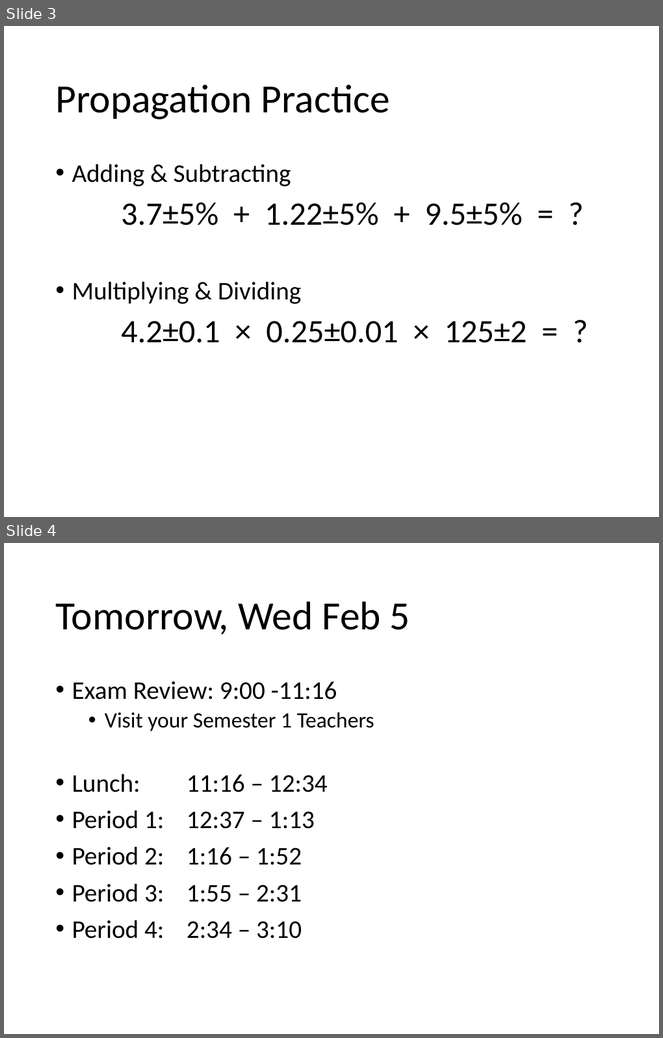
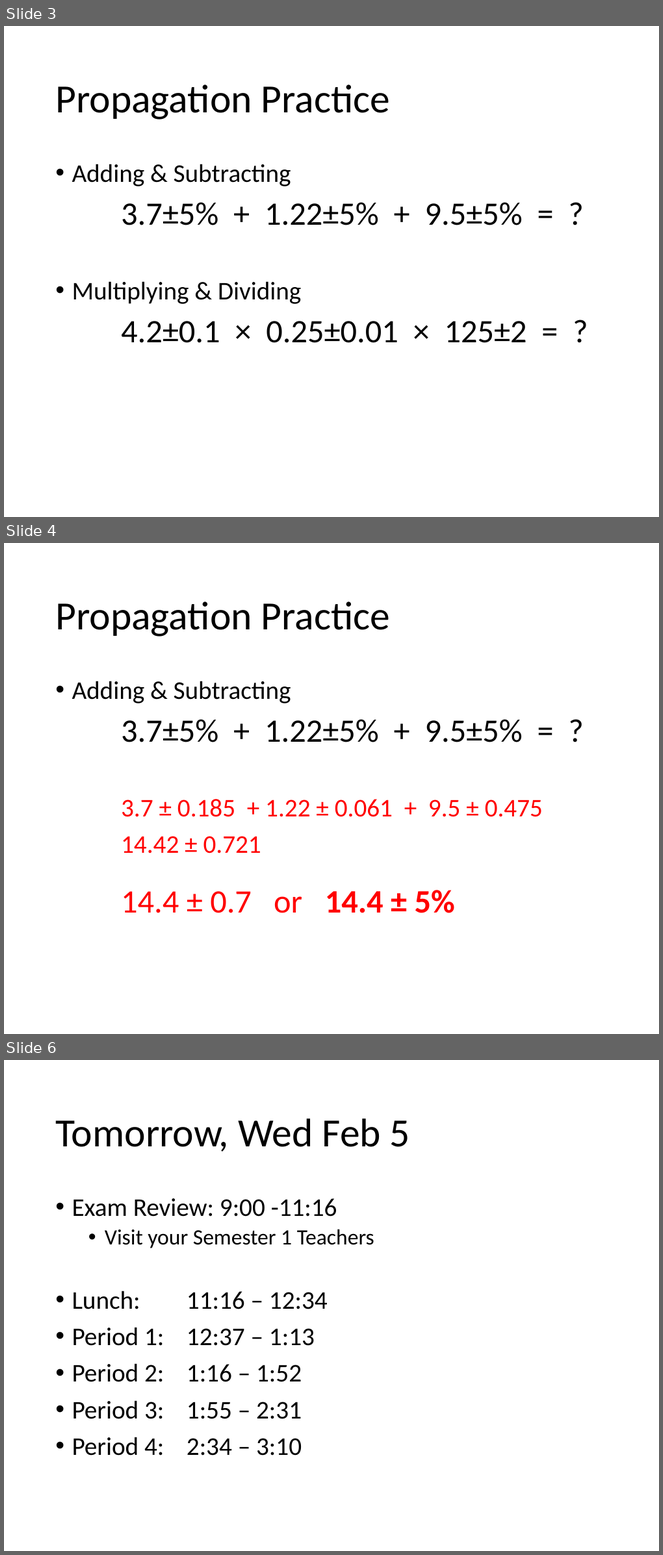
Before and after one commit to Greg5519/SPH4U0, a slide deck: Daily Agendas/Day1.3 ExamReview.pptx. Shown one above the other, each under a label of ours: slides 3 and 4 before the commit, slides 3, 4 and 6 after it; the slides between them are not shown. The pictures are 663x1038 and 663x1555 pixels, drawn with LibreOffice and Linux fonts; fonts in the diff are those of the drawing. Boxes give left, top, right and bottom in pixels: in the first picture for what was removed or moved away, otherwise in the second. Text is boxed around its words. In the diff, an @@ line names an element or a change of style, - is before the commit and + after.

```diff
--- a/Daily Agendas/Day1.3 ExamReview.pptx
+++ b/Daily Agendas/Day1.3 ExamReview.pptx
@@ slide 4 added at (4,543,659,1034), background #FFFFFF @@
@@ title added at (55,601,390,637), 44 pt, text #000000 @@
+Propagation Practice
@@ text added at (72,681,543,913), 28 pt, text #FF0000 @@
+• Adding & Subtracting
+3.7±5% + 1.22±5% + 9.5±5% = ?
+3.7 ± 0.185 + 1.22 ± 0.061 + 9.5 ± 0.475
+14.42 ± 0.721
+14.4 ± 0.7 or 14.4 ± 5%
@@ what was slide 4 is now slide 6 @@
```
Also in this commit, not shown: 1 other slide added.
